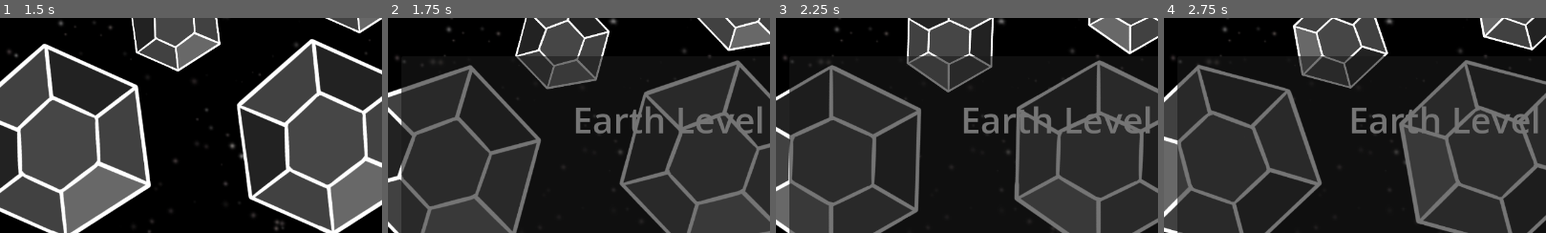
Above: before the commit, frames 1-4 (left to right).
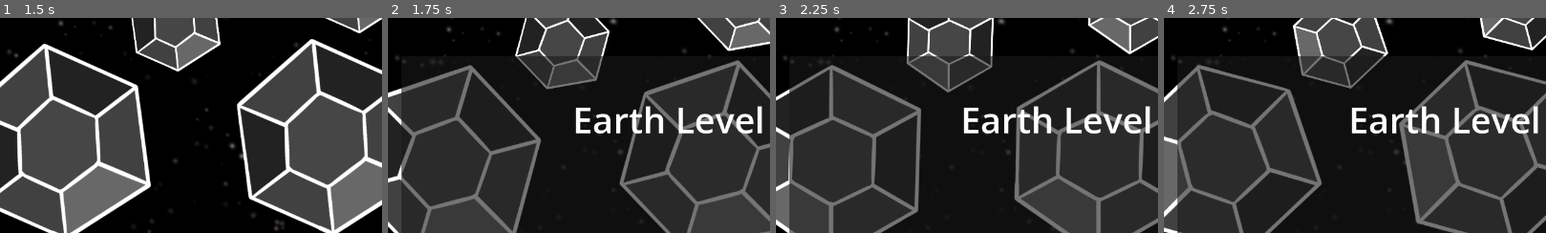
Above: after the commit, the same moments.

Repository: ANooby1890/space-shooter
Game: Godot game, scene res://scenes/rooms/main_menu.tscn
Two runs of this game, one before a commit and one after it. Both use one fixed random seed, a clock stepped at 60 frames per second and the inputs below.
Inputs:
- Up to frame 1 (1.5 s): click "Start Game" at 0.5 s; hold D (right) from 1.28 s (still down)
- Up to frame 2 (1.75 s): keep holding D (right)
- Up to frame 3 (2.25 s): release D (right) at 2 s; click "Retry" at 2 s
- Up to frame 4 (2.75 s): no input
The pictures show only the part of the screen within x 13-63%, y 0-50%; the shares and areas given below are measured in that part.

Frame 1 is identical in both runs. In frame 2, 2.3% of the frame differs, in the area x 49-98%, y 40-54%; in frame 3, 2.3%; in frame 4, 2.3%.

Commit message:
ui change

Diff:
--- a/scenes/level/level.tscn
+++ b/scenes/level/level.tscn
@@ -86,6 +86,12 @@
 [node name="GameOverlay" type="CanvasLayer" parent="." unique_id=143451477]
 script = ExtResource("6_d4w6o")
 
+[node name="Panel" type="Panel" parent="GameOverlay" unique_id=1879529609]
+offset_left = 192.0
+offset_top = 64.0
+offset_right = 1088.0
+offset_bottom = 640.0
+
 [node name="Label" type="Label" parent="GameOverlay" unique_id=110541778]
 offset_left = 320.0
 offset_top = 128.0
@@ -96,12 +102,6 @@
 "
 horizontal_alignment = 1
 vertical_alignment = 1
-
-[node name="Panel" type="Panel" parent="GameOverlay" unique_id=1879529609]
-offset_left = 192.0
-offset_top = 64.0
-offset_right = 1088.0
-offset_bottom = 640.0
 
 [node name="RetryButton" type="Button" parent="GameOverlay" unique_id=1462641147]
 offset_left = 384.0
